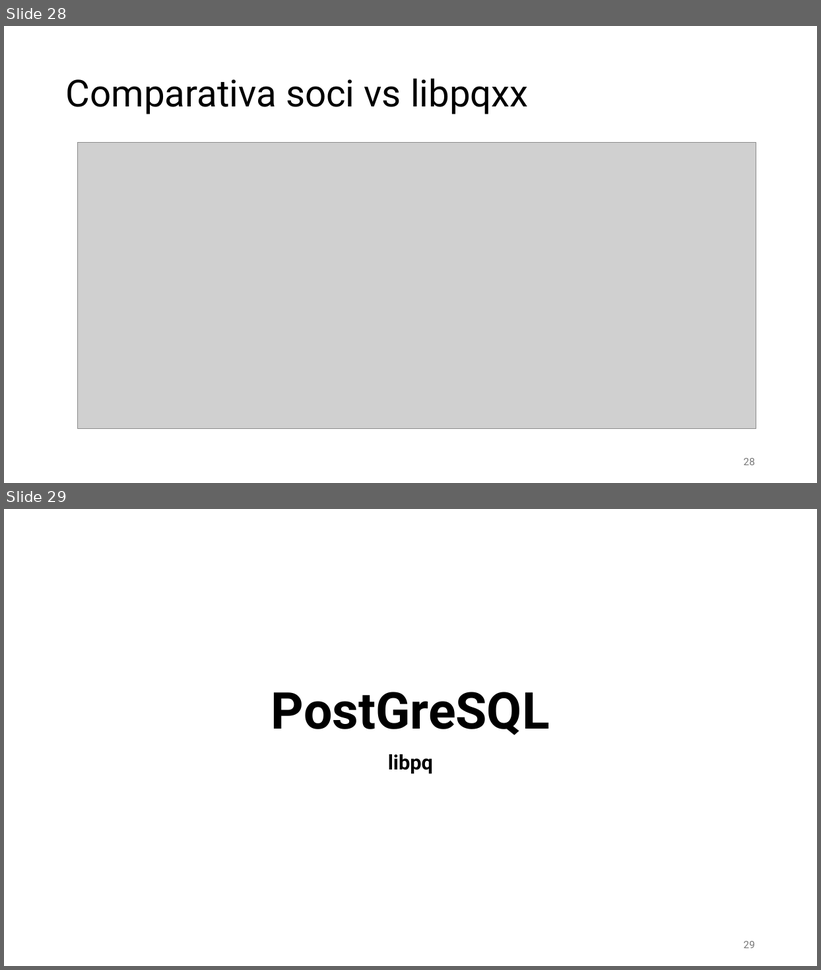
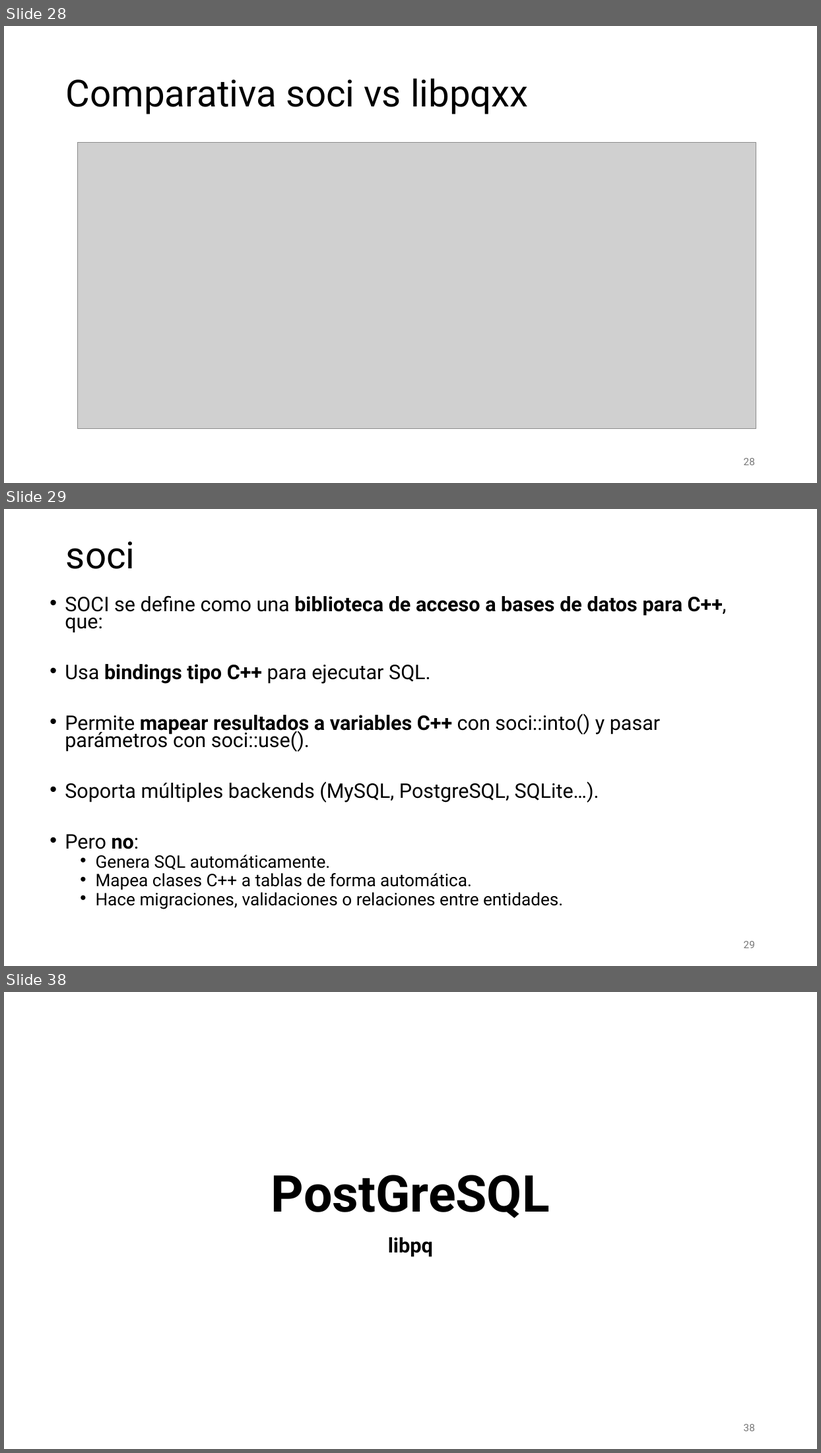
Before and after one commit to aldebarran22/CURSO_CPP_SERVICIOS_30H, a slide deck: doc/4_Gestion_estado_persistencia.pptx. Shown one above the other, each under a label of ours: slides 28 and 29 before the commit, slides 28, 29 and 38 after it; the slides between them are not shown. The pictures are 821x970 and 821x1453 pixels, drawn with LibreOffice and Linux fonts; fonts in the diff are those of the drawing; grey boxes stand for pictures. Boxes give left, top, right and bottom in pixels: in the first picture for what was removed or moved away, otherwise in the second. Text is boxed around its words. In the diff, an @@ line names an element or a change of style, - is before the commit and + after.

```diff
--- a/doc/4_Gestion_estado_persistencia.pptx
+++ b/doc/4_Gestion_estado_persistencia.pptx
@@ slide 29 added at <box>4,509,817,966</box>, background #FFFFFF @@
@@ title added at <box>66,541,135,569</box>, 44 pt, text #000000 @@
+soci
@@ text added at <box>65,595,727,910</box>, 23.8 pt, text #000000 @@
+• SOCI se define como una biblioteca de acceso a bases de datos para C++, que:
+• Usa bindings tipo C++ para ejecutar SQL.
+• Permite mapear resultados a variables C++ con soci::into() y pasar parámetros con soci::use().
+• Soporta múltiples backends (MySQL, PostgreSQL, SQLite…).
+• Pero no:
+  • Genera SQL automáticamente.
+  • Mapea clases C++ a tablas de forma automática.
+  • Hace migraciones, validaciones o relaciones entre entidades.
@@ page number added at <box>744,941,755,949</box>, 12 pt, text #797979 @@
+29
@@ what was slide 29 is now slide 38 @@
@@ page number at <box>744,1424,755,1432</box>: text changed @@
-29
+38
```
Also in this commit, not shown: 2 slides changed, 8 other slides added, 7 other files.
